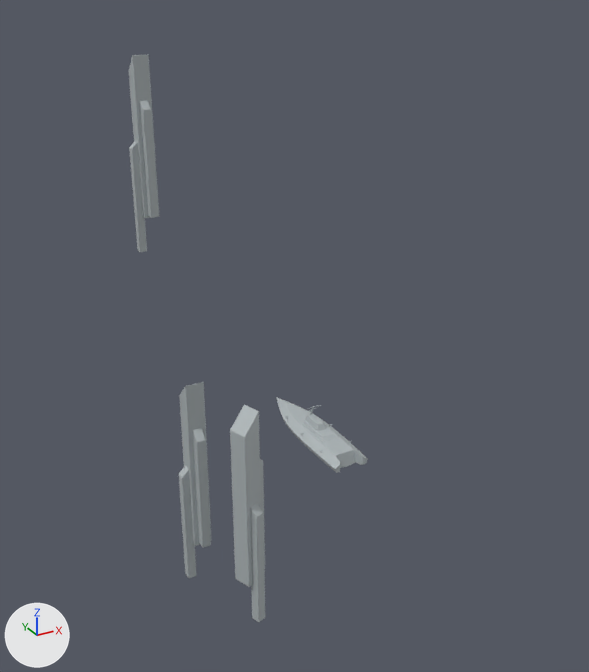
One commit to the Blender file Game/LevelBase.blend: the scene before it, then after it.
Both versions are drawn from a camera (50 mm lens) standing at (-249.0, -419.0, 295.0) and looking at (151.0, 309.0, -69.0). Every picture has the same lights, and +X, +Y and +Z are marked at lower left.

Script lines for the objects in view, before the commit:
```python
me_cube = bpy.data.meshes.new('Cube')
me_cube.from_pydata(...)  # 24 vertices, 18 faces; spans x -11.0..6.0, y -3.0..15.0, z -86.0..61.5
me_cube.polygons.foreach_set('use_smooth', [True] * 18)
me_cube.materials.append(mat_gunmetal)  # grey #aeb5b8
ob_dummytarget_001 = bpy.data.objects.new('DummyTarget.001', me_cube)
ob_dummytarget_001.location = (-67.0, -40.0, 5.0)
ob_dummytarget_001.rotation_euler = (0.0, 0.0, 1.92)  # degrees (0, 0, 110)
_m = ob_dummytarget_001.modifiers.new('Bevel', 'BEVEL')
_m.width = 0.5
_m.width_pct = 0.5
_m.segments = 2
_m.limit_method = 'NONE'
_m.profile = 1.0
_m.spread = 0.0
ob_dummytarget_002 = bpy.data.objects.new('DummyTarget.002', me_cube)
ob_dummytarget_002.location = (154.0, 767.0, 70.0)
ob_dummytarget_002.scale = (2.0, 2.0, 2.0)
_m = ob_dummytarget_002.modifiers.new('Bevel', 'BEVEL')
_m.width = 0.5
_m.width_pct = 0.5
_m.segments = 2
_m.limit_method = 'NONE'
_m.profile = 1.0
_m.spread = 0.0
ob_heroshipmain = bpy.data.objects.new('HeroShipMain', None)
ob_heroshipmain.location = (0.0, 0.0, 5.0)
ob_heroshipmain.show_instancer_for_render = False
ob_heroshipmain.instance_type = 'COLLECTION'
ob_heroshipmain.instance_collection = col_heroship
# also in view: 'DummyTarget' at (-90.0, 6.0, -7.0)
```
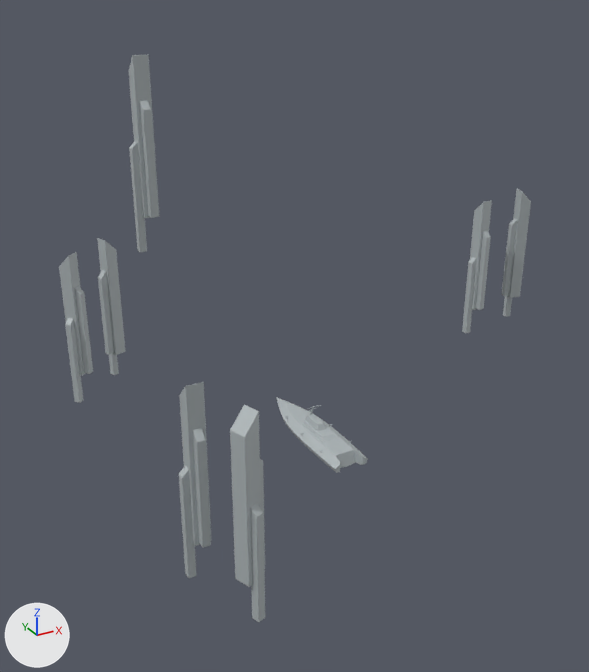
Where the change shows, as pixel boxes [x1, y1, x2, y2] in the pictures (589 x 672 px):
'DummyTarget.003', added: after [59, 252, 93, 403]
'DummyTarget.004', added: after [97, 238, 126, 375]
'DummyTarget.006', added: after [462, 200, 492, 333]
'DummyTarget.005', added: after [501, 189, 531, 317]

The edits, one by one:
Object 'DummyTarget.003' (ob_dummytarget_003) is new; it shows me_cube.
Its location is (-82.0, 294.0, 5.0).
Its rotation in degrees is (0, 0, 40).
It gains a BEVEL modifier named 'Bevel'.
Modifier setting: width = 0.5.
Modifier setting: width_pct = 0.5.
Modifier setting: segments = 2.
Modifier setting: limit_method = 'NONE'.
Modifier setting: profile = 1.0.
Modifier setting: spread = 0.0.
Object 'DummyTarget.004' (ob_dummytarget_004) is new; it shows me_cube.
Its location is (-52.0, 326.0, 5.0).
Its rotation in degrees is (0, 0, -70).
It gains a BEVEL modifier named 'Bevel'.
Modifier setting: width = 0.5.
Modifier setting: width_pct = 0.5.
Modifier setting: segments = 2.
Modifier setting: limit_method = 'NONE'.
Modifier setting: profile = 1.0.
Modifier setting: spread = 0.0.
Object 'DummyTarget.005' (ob_dummytarget_005) is new; it shows me_cube.
Its location is (369.0, 217.0, 27.0).
Its rotation in degrees is (0, 0, -105).
It gains a BEVEL modifier named 'Bevel'.
Modifier setting: width = 0.5.
Modifier setting: width_pct = 0.5.
Modifier setting: segments = 2.
Modifier setting: limit_method = 'NONE'.
Modifier setting: profile = 1.0.
Modifier setting: spread = 0.0.
Object 'DummyTarget.006' (ob_dummytarget_006) is new; it shows me_cube.
Its location is (325.0, 208.0, 22.0).
Its rotation in degrees is (0, 0, 5).
It gains a BEVEL modifier named 'Bevel'.
Modifier setting: width = 0.5.
Modifier setting: width_pct = 0.5.
Modifier setting: segments = 2.
Modifier setting: limit_method = 'NONE'.
Modifier setting: profile = 1.0.
Modifier setting: spread = 0.0.
